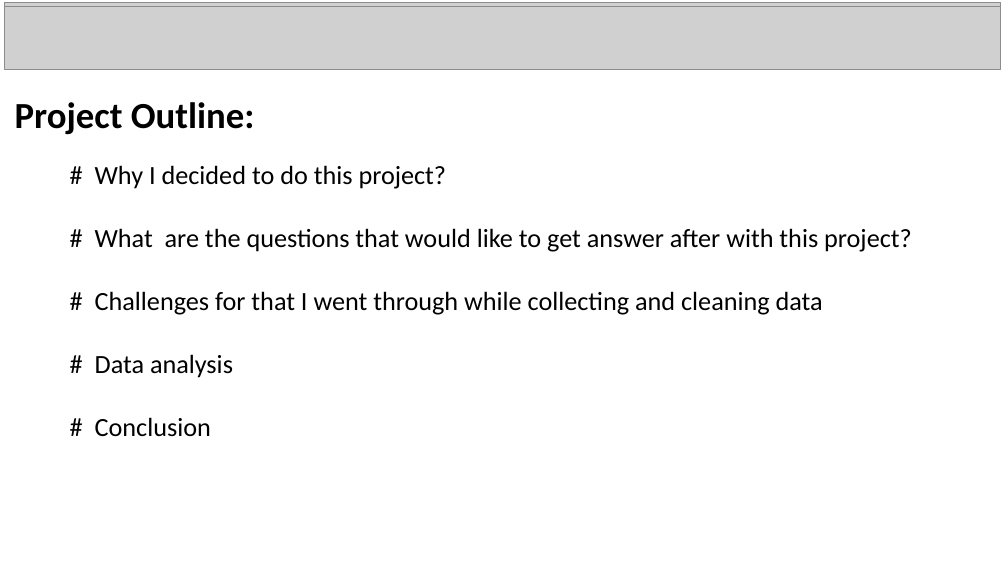
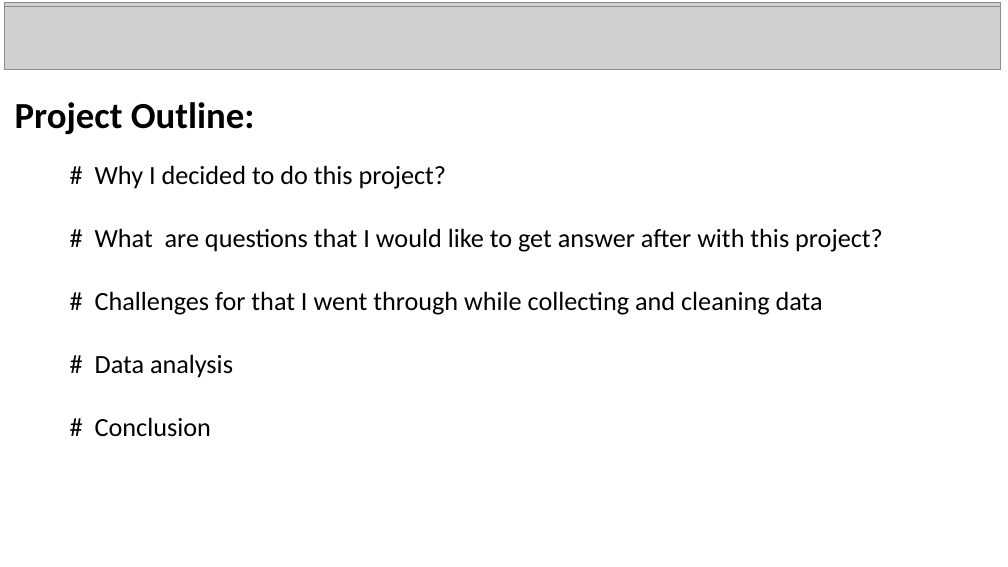
Before and after one commit to basantdhital/MY_pro, a slide deck: slide 2 of bars_presentation.pptx. Drawn at 1008x567 pixels with LibreOffice and Linux fonts; fonts in the diff are those of the drawing; grey boxes stand for pictures. Boxes give left, top, right and bottom in pixels: in the first picture for what was removed or moved away, otherwise in the second. Text is boxed around its words. In the diff, an @@ line names an element or a change of style, - is before the commit and + after.

Commit message:
first_project

```diff
--- a/bars_presentation.pptx
+++ b/bars_presentation.pptx
@@ text at bbox=[95, 228, 883, 252]: text changed @@
-# What are the questions that would like to get answer after with this project?
+# What are questions that I would like to get answer after with this project?
```
Also in this commit, not shown: 3 other slides changed, 2 other files.
